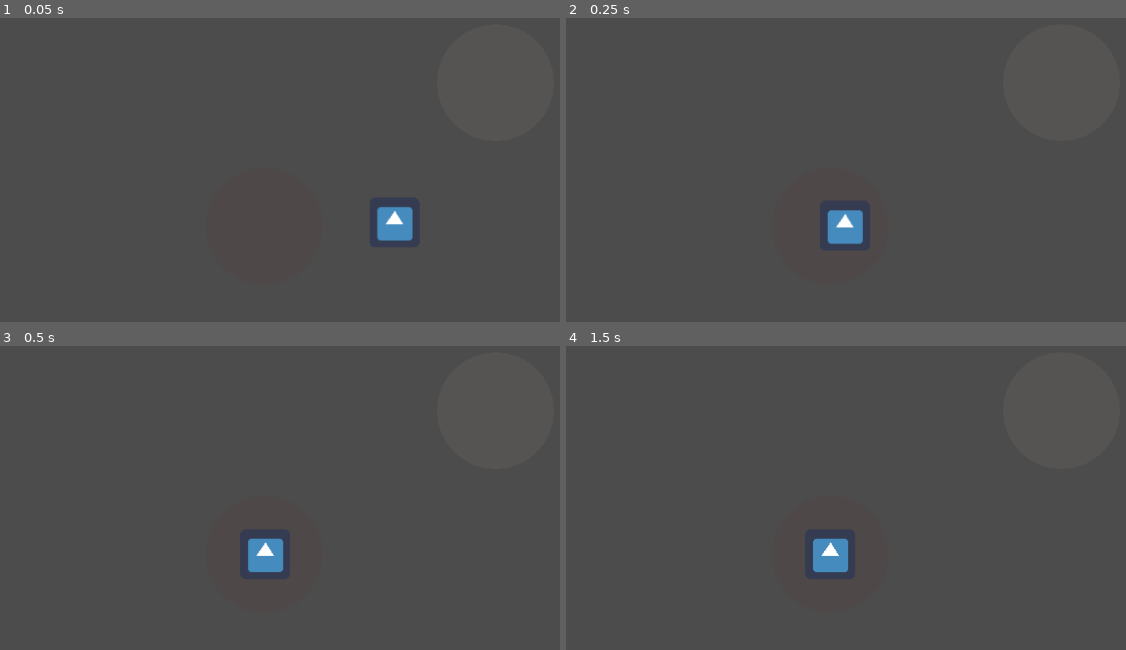
Above: before the commit, frames 1-4 (two rows, left to right).
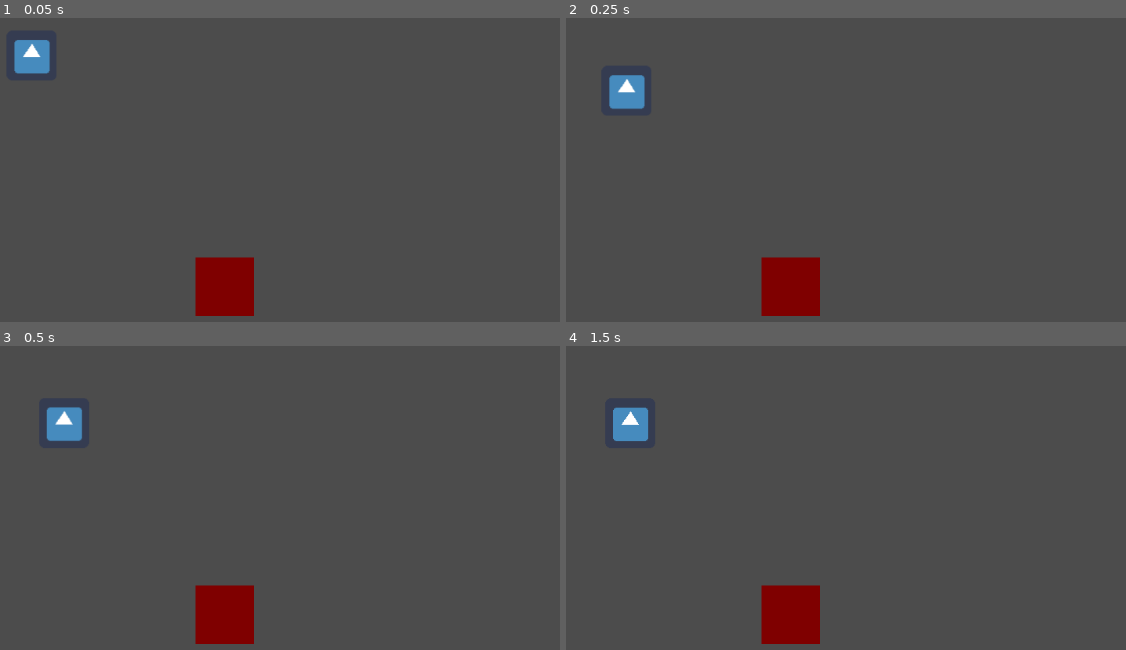
Above: after the commit, the same moments.

Repository: kyle-stevens/NASA-PSYCHE-15G-GODOT
Game: Godot game, scene res://TestingScene01.tscn
The game is run twice, just before and just after one commit, with the same random seed, the same clock (stepped at 60 frames per second) and the same inputs. Before the commit the project starts from res://TestingScene.tscn. The engine's default icon, where the game draws it, is replaced by a stand-in: a white triangle on a blue panel in a dark square.
Inputs (mouse positions are in pixels of both pictures, inside the frame that each line leads up to):
- Up to frame 1 (0.05 s): no input
- Up to frame 2 (0.25 s): no input
- Up to frame 3 (0.5 s): no input
- Up to frame 4 (1.5 s): move the mouse to (829, 555) at 0.52 s; click (829, 555) at 0.6 s; tap Enter at 1.25 s; move the mouse to (739, 519) at 1.27 s; click (739, 519) at 1.35 s

The runs differ from the first frame. In frame 1, 3.5% of the frame differs, in the area x 2-74%, y 7-99%; in frame 2, 3.5%; in frame 3, 3.5%; in frame 4, 3.4%.

Commit message:
Not Working

Diff:
--- a/Prototype 1/DropZone.gd
+++ b/Prototype 1/DropZone01.gd
@@ -4,16 +4,16 @@
 	#print(get_tree().get_nodes_in_group("rest_zones"))
 
 func _draw():
-	draw_circle(Vector2.ZERO, 75, Color.blanchedalmond)
-	modulate.a = 0.05
+	draw_rect(Rect2(global_position.x, global_position.y, 75, 75), Color.blanchedalmond)
+	#modulate.a = 0.05
 
 func select():
-	for child in get_tree().get_nodes_in_group("rest_zones"):
+	for child in get_tree().get_nodes_in_group("rest_zones_01"):
 		child.deselect()
 	modulate= Color.webmaroon
-	modulate.a = 0.05
+	#modulate.a = 0.05
 
 
 func deselect():
 	modulate = Color.white
-	modulate.a = 0.05
+	#modulate.a = 0.05
--- /dev/null
+++ b/Prototype 1/DropZone01.tscn
@@ -0,0 +1,8 @@
+[gd_scene load_steps=2 format=2]
+
+[ext_resource path="res://DropZone01.gd" type="Script" id=1]
+
+[node name="DropZone" type="Position2D" groups=[
+"rest_zones_01",
+]]
+script = ExtResource( 1 )
--- /dev/null
+++ b/Prototype 1/DropZone02.gd
@@ -0,0 +1,19 @@
+extends Position2D
+
+#func _ready():
+	#print(get_tree().get_nodes_in_group("rest_zones"))
+
+func _draw():
+	draw_circle(Vector2.ZERO, 75, Color.blanchedalmond)
+	#modulate.a = 0.05
+
+func select():
+	for child in get_tree().get_nodes_in_group("rest_zones_02"):
+		child.deselect()
+	modulate= Color.webmaroon
+	#modulate.a = 0.05
+
+
+func deselect():
+	modulate = Color.white
+	#modulate.a = 0.05
--- a/Prototype 1/DropZone.tscn
+++ b/Prototype 1/DropZone02.tscn
@@ -1,8 +1,8 @@
 [gd_scene load_steps=2 format=2]
 
-[ext_resource path="res://DropZone.gd" type="Script" id=1]
+[ext_resource path="res://DropZone01.gd" type="Script" id=1]
 
 [node name="DropZone" type="Position2D" groups=[
-"rest_zones",
+"rest_zones_02",
 ]]
 script = ExtResource( 1 )
--- /dev/null
+++ b/Prototype 1/MovableObject01.gd
@@ -0,0 +1,37 @@
+extends Node2D
+
+var selected = false
+var rest_point
+var rest_nodes = []
+
+func _ready():
+	rest_nodes = get_tree().get_nodes_in_group("rest_zones_01")
+
+
+	rest_point = rest_nodes[0].global_position
+	rest_nodes[0].select()
+
+
+func _on_Area2D_input_event(viewport, event, shape_idx):
+	if Input.is_action_just_pressed("click"):
+		selected = true
+
+func _physics_process(delta):
+
+
+	if selected:
+		global_position = lerp(global_position, get_global_mouse_position(), 25*delta)
+	else:
+		global_position = lerp(global_position, rest_point, 10*delta)
+
+func _input(event):
+	if event is InputEventMouseButton:
+		if event.button_index == BUTTON_LEFT and not event.pressed:
+			selected = false
+			var shortest_dist = 75
+			for child in rest_nodes:
+				var distance = global_position.distance_to(child.global_position)
+				if distance < shortest_dist:
+					child.select()
+					rest_point = child.global_position
+					shortest_dist =distance
--- a/Prototype 1/MovableObject.tscn
+++ b/Prototype 1/MovableObject01.tscn
@@ -1,16 +1,16 @@
 [gd_scene load_steps=4 format=2]
 
-[ext_resource path="res://MovableObject.gd" type="Script" id=1]
-[ext_resource path="res://icon.png" type="Texture" id=2]
+[ext_resource path="res://icon.png" type="Texture" id=1]
+[ext_resource path="res://MovableObject01.gd" type="Script" id=2]
 
 [sub_resource type="CircleShape2D" id=1]
 radius = 32.0
 
 [node name="MovableObject" type="Node2D"]
-script = ExtResource( 1 )
+script = ExtResource( 2 )
 
 [node name="icon" type="Sprite" parent="."]
-texture = ExtResource( 2 )
+texture = ExtResource( 1 )
 
 [node name="Area2D" type="Area2D" parent="icon"]
 
--- a/Prototype 1/MovableObject.gd
+++ b/Prototype 1/MovableObject02.gd
@@ -5,7 +5,7 @@
 var rest_nodes = []
 
 func _ready():
-	rest_nodes = get_tree().get_nodes_in_group("rest_zones")
+	rest_nodes = get_tree().get_nodes_in_group("rest_zones_02")
 
 
 	rest_point = rest_nodes[0].global_position
--- /dev/null
+++ b/Prototype 1/MovableObject02.tscn
@@ -0,0 +1,19 @@
+[gd_scene load_steps=4 format=2]
+
+[ext_resource path="res://icon.png" type="Texture" id=1]
+[ext_resource path="res://MovableObject02.gd" type="Script" id=2]
+
+[sub_resource type="CircleShape2D" id=1]
+radius = 32.0
+
+[node name="MovableObject" type="Node2D"]
+script = ExtResource( 2 )
+
+[node name="icon" type="Sprite" parent="."]
+texture = ExtResource( 1 )
+
+[node name="Area2D" type="Area2D" parent="icon"]
+
+[node name="CollisionShape2D" type="CollisionShape2D" parent="icon/Area2D"]
+shape = SubResource( 1 )
+[connection signal="input_event" from="icon/Area2D" to="." method="_on_Area2D_input_event"]
--- a/Prototype 1/TestingScene.tscn
+++ b/Prototype 1/TestingScene01.tscn
@@ -1,7 +1,7 @@
 [gd_scene load_steps=4 format=2]
 
-[ext_resource path="res://DropZone.tscn" type="PackedScene" id=1]
-[ext_resource path="res://MovableObject.tscn" type="PackedScene" id=2]
+[ext_resource path="res://DropZone01.tscn" type="PackedScene" id=1]
+[ext_resource path="res://MovableObject01.tscn" type="PackedScene" id=3]
 
 [sub_resource type="GDScript" id=1]
 script/source = "extends Node2D
@@ -24,10 +24,10 @@
 script = SubResource( 1 )
 
 [node name="DropZone" parent="." instance=ExtResource( 1 )]
-position = Vector2( 424, 376 )
+position = Vector2( 168, 208 )
 
 [node name="DropZone2" parent="." instance=ExtResource( 1 )]
-position = Vector2( 720, 192 )
+position = Vector2( 296, 456 )
 
-[node name="MovableObject" parent="." instance=ExtResource( 2 )]
-position = Vector2( 712, 368 )
+[node name="MovableObject" parent="." instance=ExtResource( 3 )]
+position = Vector2( 96, 120 )
--- a/Prototype 1/project.godot
+++ b/Prototype 1/project.godot
@@ -16,7 +16,7 @@
 [application]
 
 config/name="Prototype 1"
-run/main_scene="res://TestingScene.tscn"
+run/main_scene="res://TestingScene01.tscn"
 config/icon="res://icon.png"
 
 [input]
